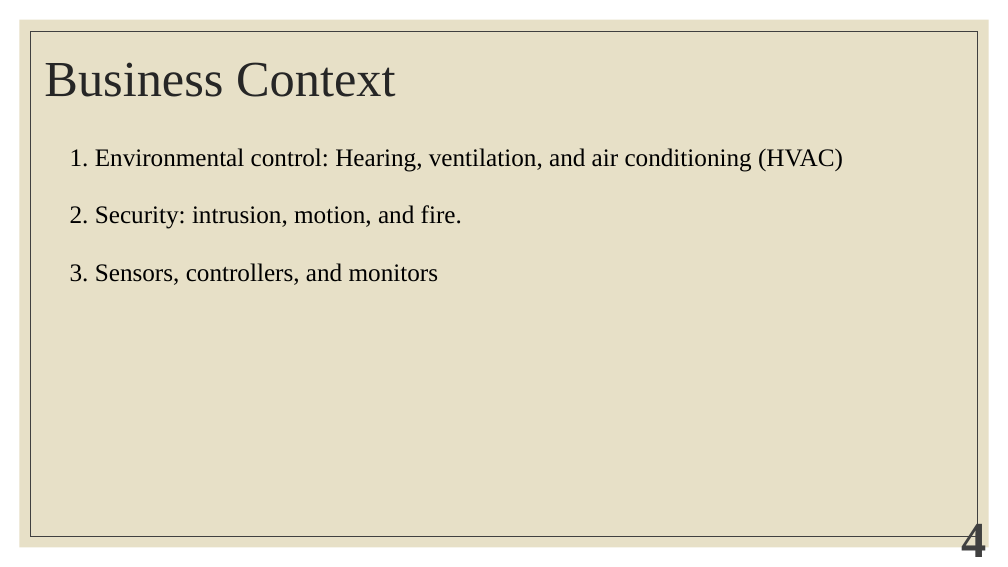
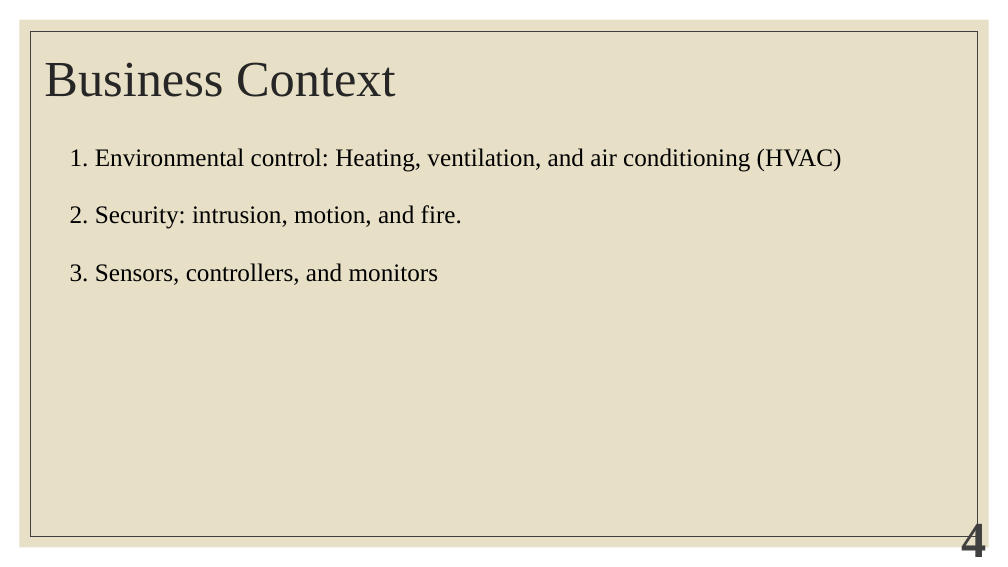
Before and after one commit to TeamLHV/A3, a slide deck: slide 4 of doc/Architectural Drivers for A3.pptx. Drawn at 1008x567 pixels with LibreOffice and Linux fonts; fonts in the diff are those of the drawing. Boxes give left, top, right and bottom in pixels: in the first picture for what was removed or moved away, otherwise in the second. Text is boxed around its words. In the diff, an @@ line names an element or a change of style, - is before the commit and + after.

```diff
--- a/doc/Architectural Drivers for A3.pptx
+++ b/doc/Architectural Drivers for A3.pptx
@@ text at [95, 148, 842, 172]: text changed @@
-1. Environmental control: Hearing, ventilation, and air conditioning (HVAC)
+1. Environmental control: Heating, ventilation, and air conditioning (HVAC)
```
Also in this commit, not shown: 5 other files.
